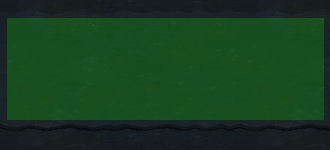
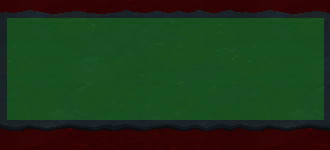
Layer changes from the first 330 x 150 image to the second:
painted on "Layer 4" over [0, 0, 330, 150]
